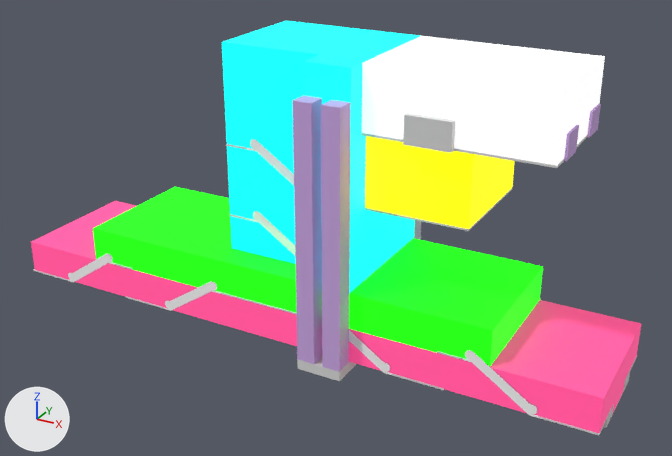
Renders of the FBX model Assets/Resources/Meshes/Mezzanine.fbx from each side of a commit.
Camera for both pictures: a camera (50 mm lens) standing at (92.8, -164.9, 102.5) and looking at (3.8, -3.1, 21.6). Arrows for +X, +Y and +Z are at lower left; the lights stay in place. Where no turn or scale is listed for an object, it has been applied to the vertices. Vertices at the same position are counted once.

In view in the first picture: 'Espace entrée', 'Espace mezzanine', 'Espace mezzanine.001', 'Espace vertical', "EspaceSalle d'échange", 'Plane.027', 'ascenseur.002', 'ascenseur.003', 'entrée gare'.
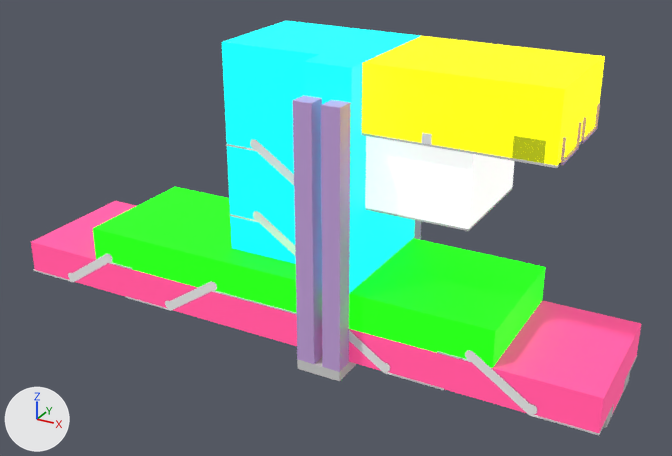
Commit message: gare refaite

Changed parts and their boxes [x1, y1, x2, y2] in the pictures (672 x 456 px; the box of a moved part takes in the faces that stretch with it):
'Espace mezzanine', reshaped
    before: [93, 187, 543, 366]
    after: [93, 187, 546, 368]
'Espace entrée', recoloured (white to yellow)
    both: [362, 36, 605, 165]
"EspaceSalle d'échange", recoloured (yellow to white)
    both: [365, 136, 514, 229]
'entrée gare', reshaped (6% taller)
    before: [361, 104, 601, 168]
    after: [337, 100, 582, 168]
'entrée gare.002', added
    after: [560, 122, 582, 165]
'entrée gare.003', added
    after: [581, 104, 600, 144]
part 1 of me_plane_003, added (yellow)
    after: [512, 136, 546, 163]
part 2 of me_plane_003, moved or reshaped
    before: [361, 104, 601, 168]
    after: [350, 113, 582, 168]

The change in detail:
me_cube_006 is used by ob_espace_mezzanine; location (38.8, -0.1, 9.0).
me_cube_006 had 8 vertices, 6 faces and spanned x -90.9..6.7, y -18.4..12.4, z -1.4..6.6.
me_cube_006 now has 28 vertices, 18 faces and spans x -90.9..7.2, y -18.4..12.4, z -1.4..6.6.
me_cube_006 part 3: 4 vertices removed from x 6.7, y -18.4..12.4, z -1.4..6.6; 24 vertices added at x -33.4..7.2, y -18.4..12.4, z -1.4..6.6.
me_cube has 8 vertices, 4 faces and spans x -23.3..14.4, y -14.3..12.4, z 0.1..13.5.
me_cube no longer uses material mat_material_003 (white #e7e7e7).
me_cube now uses material mat_material_004 (yellow #e7e400).
me_cube_001 has 8 vertices, 4 faces and spans x -23.3..-1.4, y -12.3..12.4, z -1.0..14.5.
me_cube_001 no longer uses material mat_material_004 (yellow #e7e400).
me_cube_001 now uses material mat_material_003 (white #e7e7e7).
me_plane_003 is used by ob_entrée_gare; location (-1.6, -0.8, 48.1).
me_plane_003 had 380 vertices, 318 faces and spanned x 4.8..55.5, y -17.7..14.6, z -0.4..7.0.
me_plane_003 now has 368 vertices, 290 faces and spans x 4.8..55.0, y -17.7..14.3, z -0.4..7.0.
me_plane_003 part 1: a new loose piece of 24 vertices spanning x 46.8..52.6, y -13.5..-13.3, z -0.4..4.1.
me_plane_003 part 2: 34 vertices moved from x 38.1..52.6, y 5.8..13.5, z -0.4..4.1 to x 38.1..52.6, y 1.7..13.2, z -0.4..4.1; 113 vertices removed from x 26.5..55.5, y -14.9..14.6, z -0.4..5.3; 46 vertices added at x 38.1..55.0, y -11.8..13.3, z -0.4..4.1.
Mesh me_plane_010 is new.
It has 20 vertices, 15 faces and spans x 55.0..55.47, y -15.81..-5.75, z -0.43..4.56.
It uses material mat_material_002 (purple #cea9e7).
Object 'entrée gare.002' (ob_entrée_gare_002) is new; it shows me_plane_010.
Its location is (-1.6, 3.2, 48.1).
Object 'entrée gare.003' (ob_entrée_gare_003) is new; it shows a copy of me_plane_010.
Its location is (-1.7, 16.7, 48.1).
